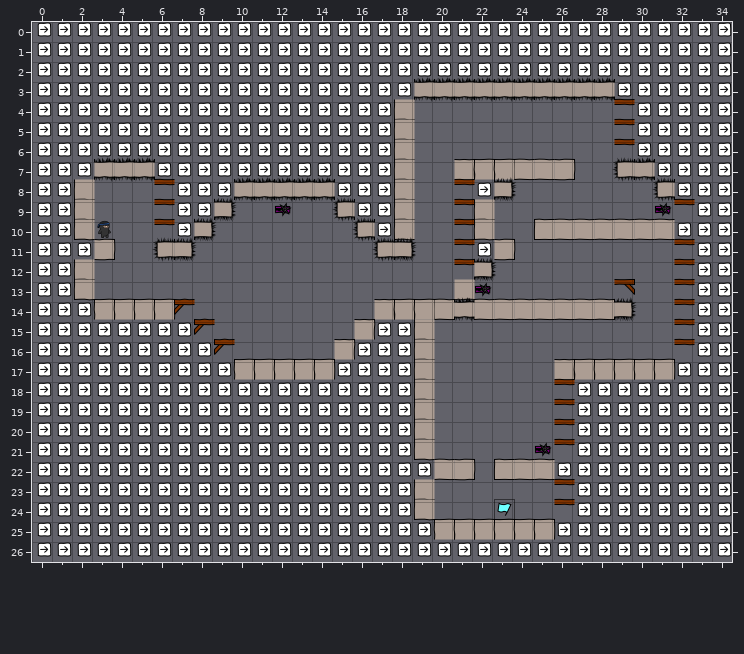
A Tiled map gets an edit: raw/levelconverter/maps/n6.tmx. The picture above is the old version.
Cells are 40x40 px. Shown: x 0..34, y 0..26.
Now the later version:
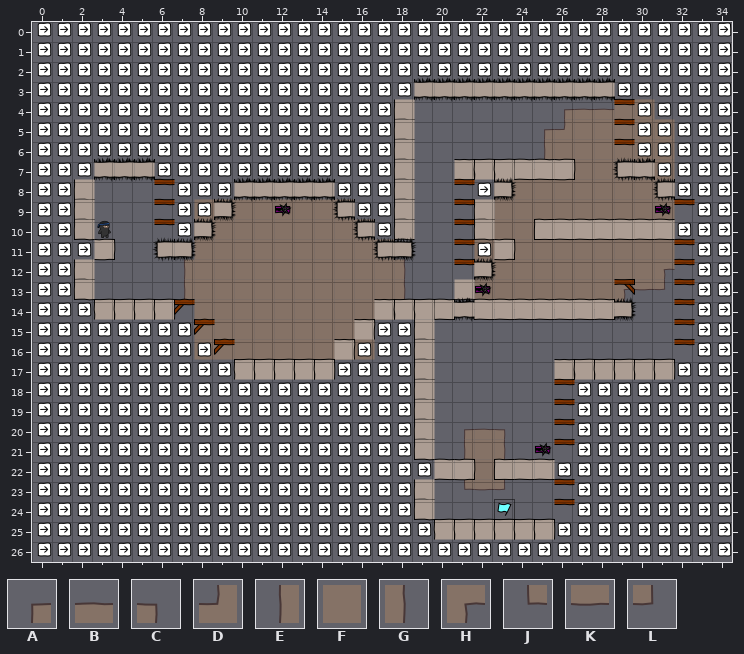
Key: from "background": A 0, B 1, C 2, D 3, E 8, F 9, G 10, H 12, J 16, K 17, L 18.
_ is an empty cell.
The exact change:
{"where": "layer \"bg\""}
{"y":4,"x":26,"old":"_____","new":"ABBFF"}
{"y":5,"x":25,"old":"_______","new":"ADFFFFF"}
{"y":6,"x":25,"old":"_______","new":"EFFFFFF"}
{"y":7,"x":24,"old":"________","new":"BDFFFFFF"}
{"y":8,"x":23,"old":"_________","new":"FFFFFFFFF"}
{"y":9,"x":8,"old":"________","new":"FFFFFFFF"}
{"y":9,"x":23,"old":"_________","new":"FFFFFFFFF"}
{"y":10,"x":8,"old":"_________","new":"FFFFFFFFF"}
{"y":10,"x":22,"old":"__________","new":"FFFFFFFFFF"}
{"y":11,"x":8,"old":"__________","new":"FFFFFFFFFF"}
{"y":11,"x":22,"old":"__________","new":"FFFFFFFFFF"}
{"y":12,"x":7,"old":"____________","new":"EFFFFFFFFFFG"}
{"y":12,"x":22,"old":"__________","new":"FFFFFFFFFH"}
{"y":13,"x":7,"old":"____________","new":"EFFFFFFFFFFG"}
{"y":13,"x":22,"old":"__________","new":"FFFFFFFHKL"}
{"y":14,"x":8,"old":"__________","new":"FFFFFFFFFF"}
{"y":14,"x":22,"old":"________","new":"KKKKKKKL"}
{"y":15,"x":8,"old":"_________","new":"FFFFFFFFF"}
{"y":16,"x":8,"old":"_________","new":"FFFFFFFFF"}
{"y":20,"x":21,"old":"___","new":"ABC"}
{"y":21,"x":21,"old":"___","new":"EFG"}
{"y":22,"x":21,"old":"___","new":"EFG"}
{"y":23,"x":21,"old":"___","new":"JKL"}
